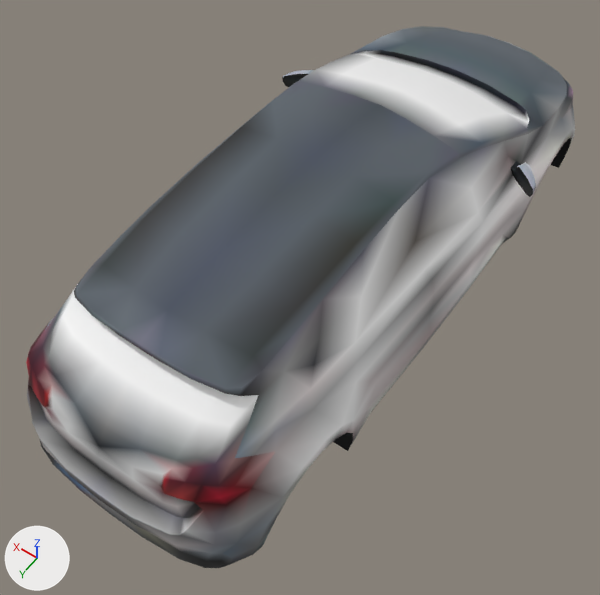
Two versions of the glTF model public/models/cars/sedan.glb, one commit apart.
Rendered twice from a 50 mm lens placed at (-1.8, 3.06, 4.36), pointed at (-0.02, 0.56, 0.44). Arrows for +X, +Y and +Z are at lower left; the lights stay in place. The picture after the commit comes second. Vertices at exactly the same position are counted once.

Objects in the first picture: 'sedan'.
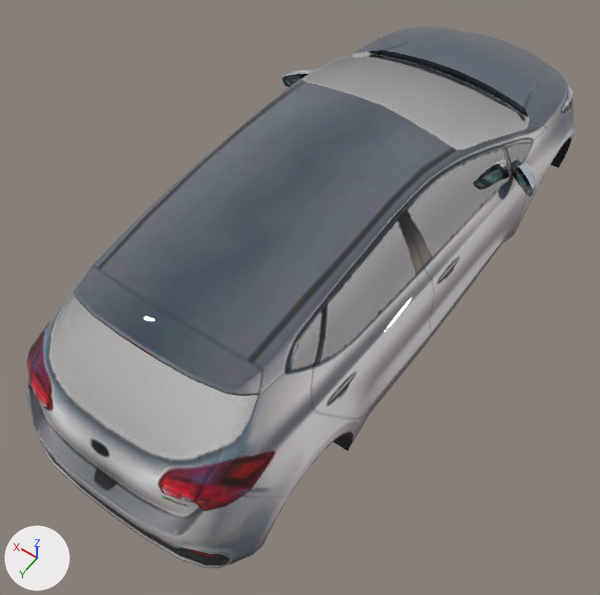
Where the change shows, as pixel boxes (x1, y1, x2, y2) in the pictures (600 x 595 px):
```json
{"object": "sedan", "change": "surface changed, recoloured", "before": [26, 26, 575, 568], "after": [26, 26, 575, 568]}
{"part": 2, "of": "me_sedan", "change": "recoloured", "before": [27, 31, 575, 561], "after": [27, 31, 575, 561]}
{"part": 3, "of": "me_sedan", "change": "recoloured", "before": [26, 50, 571, 568], "after": [26, 50, 571, 568]}
{"part": 4, "of": "me_sedan", "change": "recoloured", "before": [27, 26, 573, 568], "after": [27, 26, 573, 568]}
{"part": 5, "of": "me_sedan", "change": "recoloured", "before": [40, 52, 575, 545], "after": [40, 52, 575, 545]}
```

Edits to the scene script, one JSON object a line:
```json
{"op": "add", "block": "img_image_1", "code": ["img_image_1 = load_image('Image_1', '_unpacked/Image_1', 256, 256, 'Non-Color')"]}
{"op": "add", "block": "img_image_0", "code": ["img_image_0 = load_image('Image_0', '_unpacked/Image_0', 512, 512, 'sRGB')"]}
{"block": "mat_npcbody", "change": "nodes: BsdfPrincipled, OutputMaterial, VertexColor"}
{"block": "mat_npcbody", "change": "nodes: BsdfPrincipled, Mix, OutputMaterial, SeparateColor, TexImage x2, VertexColor"}
{"block": "mat_npcbody", "change": "uses the picture img_image_0"}
{"block": "mat_npcbody", "change": "uses the picture img_image_1"}
{"block": "me_sedan", "where": "me_sedan.from_pydata(...)  # 709 vertices, 1414 faces; spans x -0.89..0.89, y -2.22..2.22, z 0.17..1.45"}
{"block": "me_sedan", "where": "# used by ob_sedan; location = (0.0, 0.0, 0.0)"}
{"block": "me_sedan", "change": "me_sedan part 1: texture (UV) coordinates changed"}
{"block": "me_sedan", "change": "me_sedan part 2: 351 faces centred in x -0.89..0.89, y -2.21..2.22, z 0.19..1.31 are repainted in the vertex colours; the middle colour goes from grey #828289 to white #ffffff"}
{"block": "me_sedan", "change": "me_sedan part 3: 333 faces centred in x -0.88..0.88, y -2.15..2.16, z 0.17..1.32 are repainted in the vertex colours; the middle colour goes from black #0d0a0b to white #ffffff"}
{"block": "me_sedan", "change": "me_sedan part 4: 384 faces centred in x -0.89..0.89, y -2.21..2.21, z 0.2..1.45 are repainted in the vertex colours; the middle colour goes from dark grey #5b6169 to white #ffffff"}
{"block": "me_sedan", "change": "me_sedan part 5: 317 faces centred in x -0.87..0.87, y -2.21..2.19, z 0.21..1.32 are repainted in the vertex colours; the middle colour goes from light grey #c3bfc4 to white #ffffff"}
```
